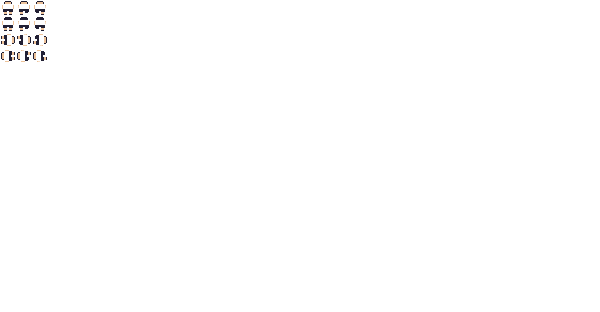
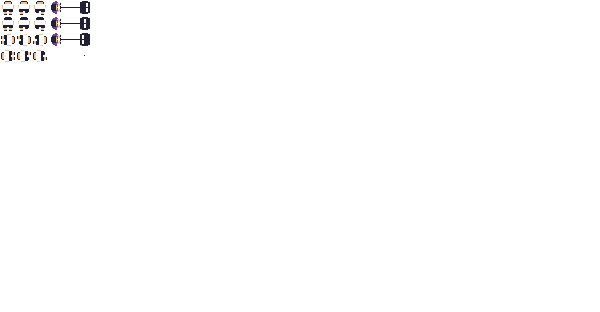
Comparing the layer stacks of the two 600×312 images. Changes:
painted on "player1-sheet.png" over [51, 1, 90, 56]
